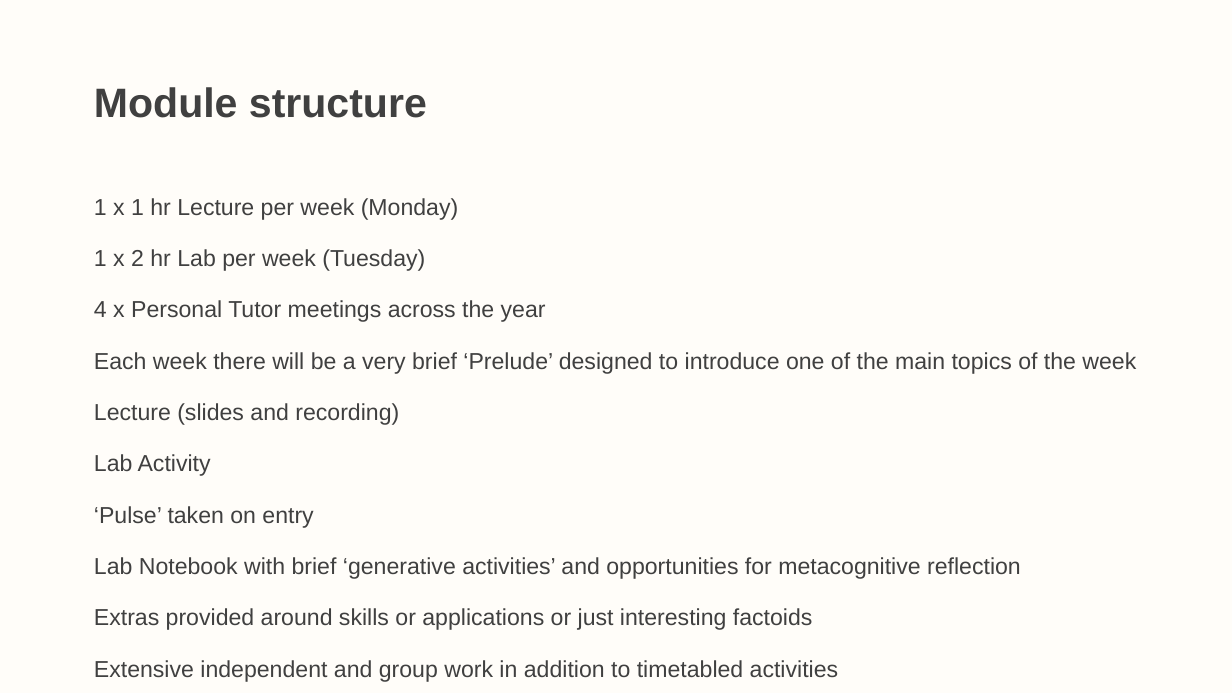
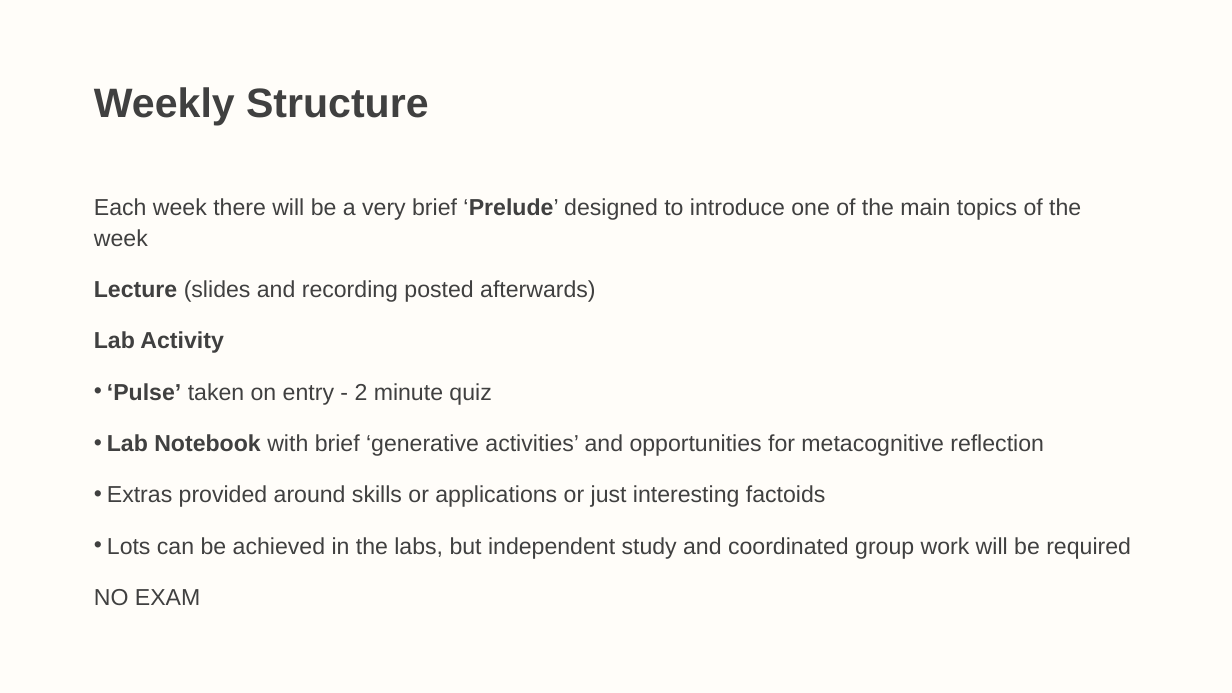
Before and after one commit to LittleMonkeyLab/PS52007Dslides, a slide deck: slide 12 of _site/lectures/Lecture00/Lecture00.pptx (slide 11 before the commit). Drawn at 1232x693 pixels with LibreOffice and Linux fonts; fonts in the diff are those of the drawing. Boxes give left, top, right and bottom in pixels: in the first picture for what was removed or moved away, otherwise in the second. Text is boxed around its words. In the diff, an @@ line names an element or a change of style, - is before the commit and + after.

```diff
--- a/_site/lectures/Lecture00/Lecture00.pptx
+++ b/_site/lectures/Lecture00/Lecture00.pptx
@@ title at bbox=[94, 87, 429, 125]: text changed @@
-Module structure
+Weekly Structure
@@ text at bbox=[94, 198, 546, 322]: paragraphs removed @@
-1 x 1 hr Lecture per week (Monday)
-1 x 2 hr Lab per week (Tuesday)
-4 x Personal Tutor meetings across the year
@@ text at bbox=[94, 198, 1081, 507]: bold on in "‘Prelude’", "Lab Activity", "Lab Notebook"; bullet none to • @@
@@ text at bbox=[94, 280, 595, 302]: text changed @@
-Lecture (slides and recording)
+Lecture (slides and recording posted afterwards)
@@ text at bbox=[107, 383, 491, 405]: text changed @@
-‘Pulse’ taken on entry
+• ‘Pulse’ taken on entry - 2 minute quiz
@@ text at bbox=[107, 537, 1131, 559]: text changed @@
-Extensive independent and group work in addition to timetabled activities
+• Lots can be achieved in the labs, but independent study and coordinated group work will be required
```
Also in this commit, not shown: 9 other slides changed, 2 slides added, 26 slides removed, 25 other files.
